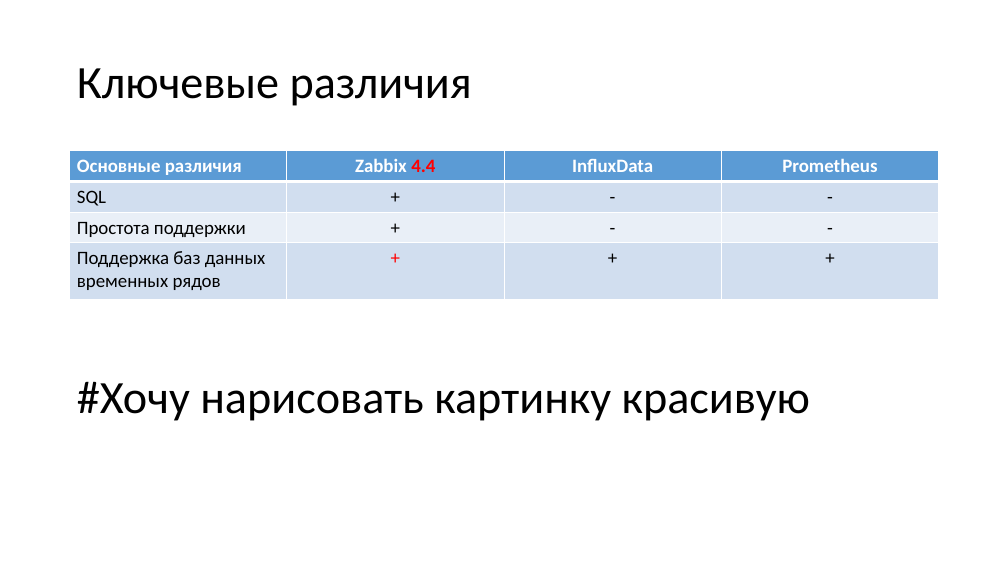
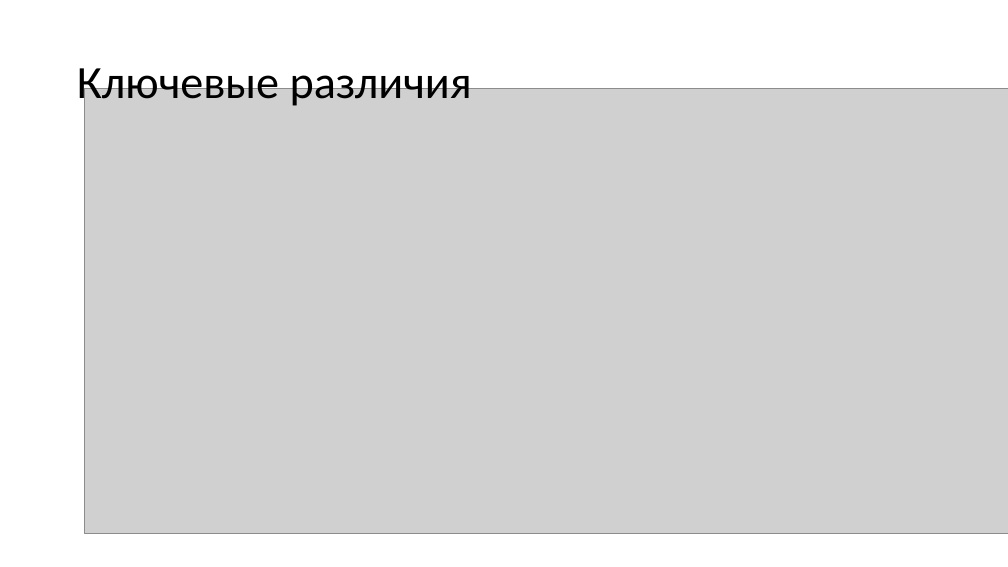
Before and after one commit to RanFog/VKR, a slide deck: slide 6 of Презентация к защите.pptx. Drawn at 1008x567 pixels with LibreOffice and Linux fonts; fonts in the diff are those of the drawing; grey boxes stand for pictures. Boxes give left, top, right and bottom in pixels: in the first picture for what was removed or moved away, otherwise in the second. Text is boxed around its words. In the diff, an @@ line names an element or a change of style, - is before the commit and + after.

```diff
--- a/Презентация к защите.pptx
+++ b/Презентация к защите.pptx
@@ picture added at box(85, 88, 1008, 534) @@
@@ table removed at box(70, 151, 941, 300), 4 rows, 4 columns @@
-Основные различия | Zabbix 4.4 | InfluxData | Prometheus
-SQL | + | - | -
-Простота поддержки | + | - | -
-Поддержка баз данных временных рядов | + | + | +
@@ text removed at box(77, 381, 810, 421) @@
-#Хочу нарисовать картинку красивую
```
Also in this commit, not shown: 4 other slides changed, 1 slide added, 1 slide removed, 10 other files.
